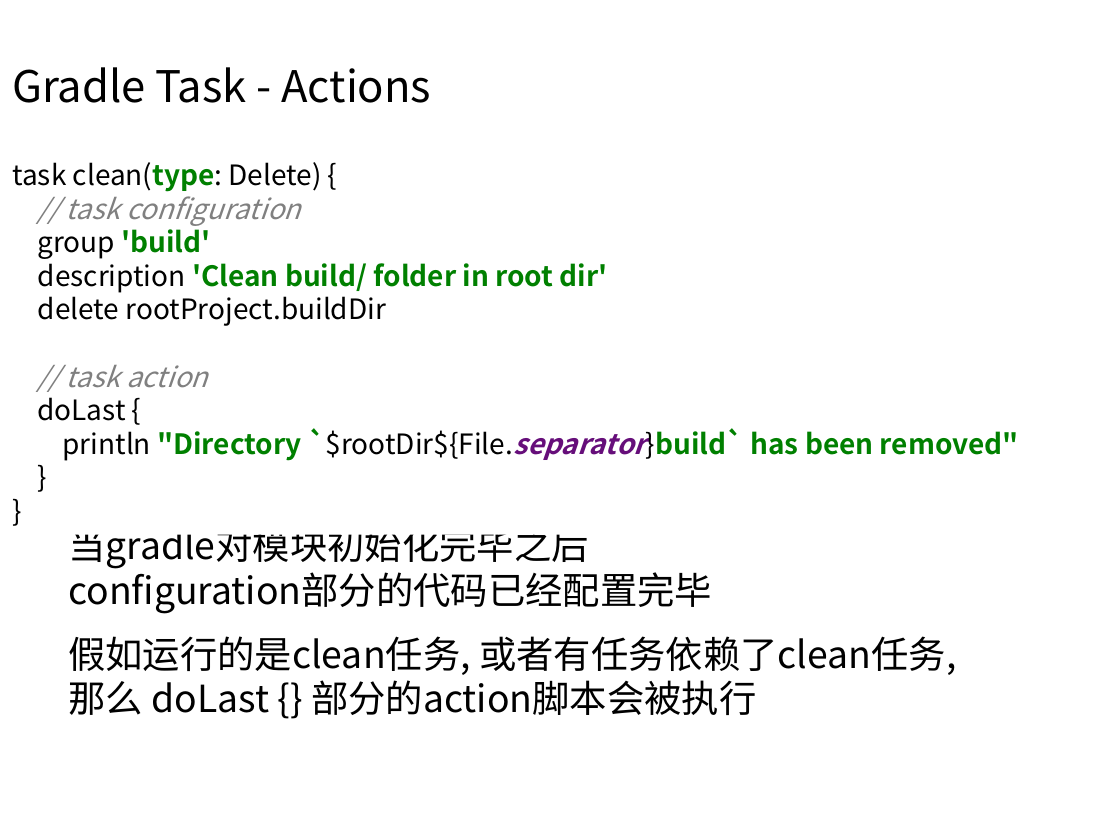
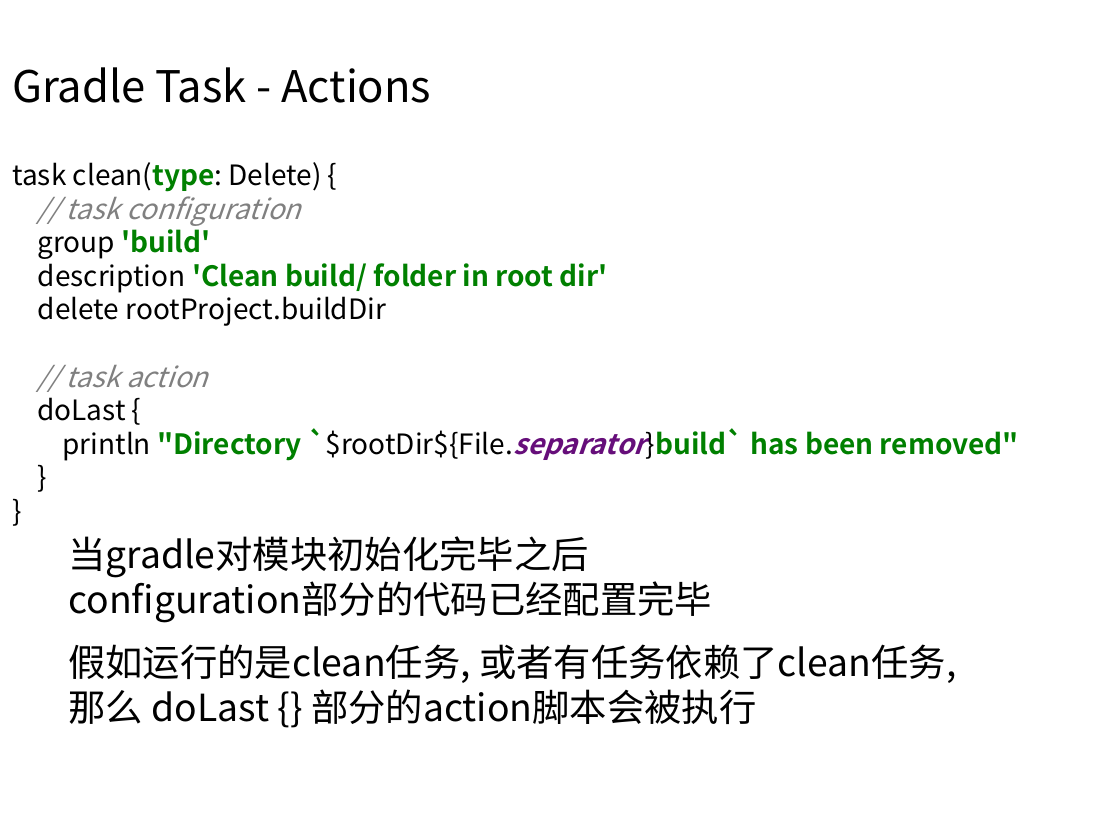
Before and after one commit to Jween/android-gradle-samples, a slide deck: slide 24 of presentations/Android Gradle 从入门到GG 0.pptx. Drawn at 1120x840 pixels with LibreOffice and Linux fonts; fonts in the diff are those of the drawing; background and template pictures are left out. Boxes give left, top, right and bottom in pixels: in the first picture for what was removed or moved away, otherwise in the second. Text is boxed around its words. In the diff, an @@ line names an element or a change of style, - is before the commit and + after.

```diff
--- a/presentations/Android Gradle 从入门到GG 0.pptx
+++ b/presentations/Android Gradle 从入门到GG 0.pptx
@@ text "当gradle对模块初始化完毕之后 configuration部分的代码已经配置完毕" rewrapped from (68, 534, 956, 715) to (68, 536, 956, 724) @@
```
Also in this commit, not shown: 2 other slides changed.
